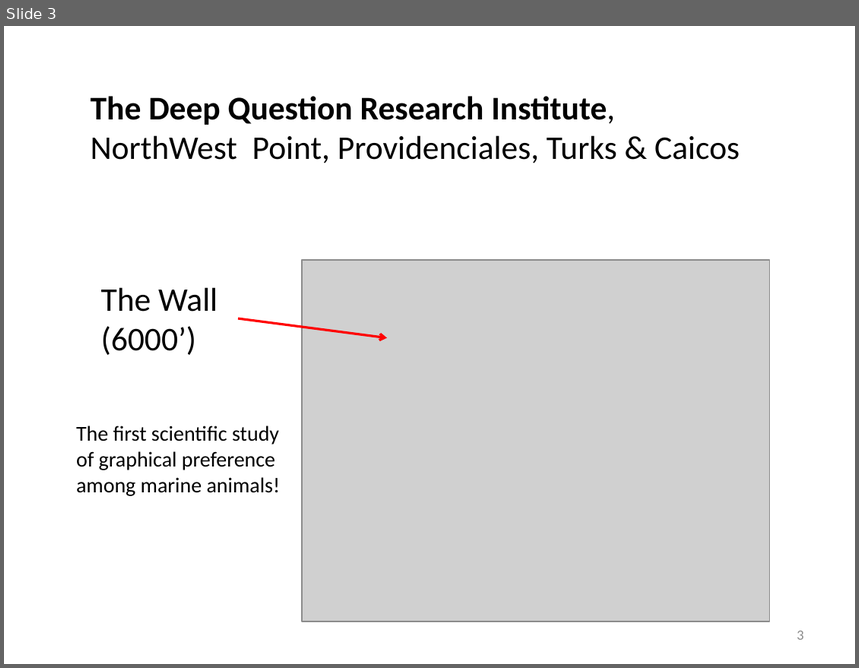
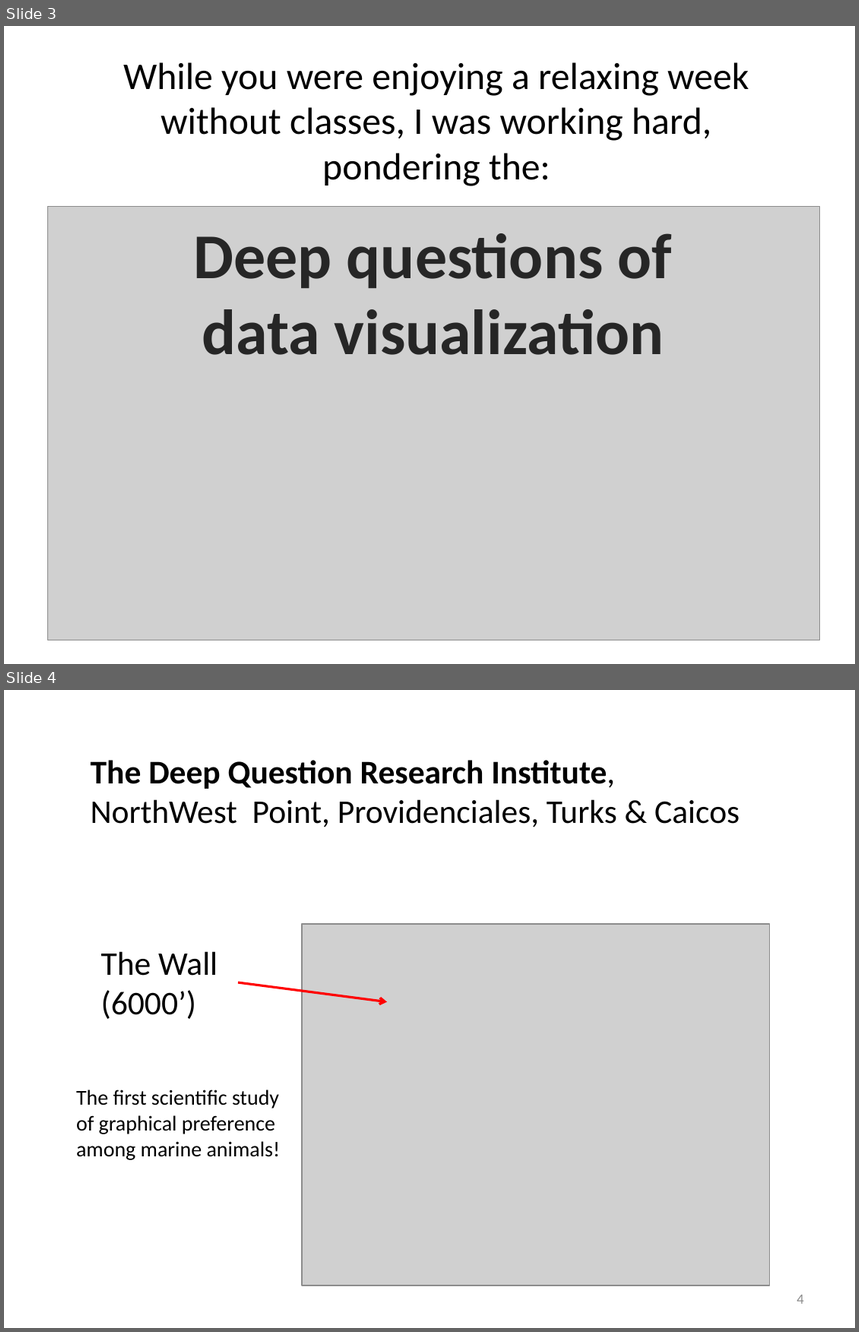
Before and after one commit to friendly/6135, a slide deck: lectures/DeepQuestions.pptx. Shown one above the other, each under a label of ours: slide 3 before the commit, slides 3 and 4 after it. The pictures are 859x668 and 859x1332 pixels, drawn with LibreOffice and Linux fonts; fonts in the diff are those of the drawing; grey boxes stand for pictures. Boxes give left, top, right and bottom in pixels: in the first picture for what was removed or moved away, otherwise in the second. Text is boxed around its words. In the diff, an @@ line names an element or a change of style, - is before the commit and + after.

```diff
--- a/lectures/DeepQuestions.pptx
+++ b/lectures/DeepQuestions.pptx
@@ slide 3 added at (4, 26, 855, 664), background #FFFFFF @@
@@ text added at (123, 62, 749, 186), 32 pt, text #000000 @@
+While you were enjoying a relaxing week without classes, I was working hard, pondering the:
@@ picture added at (48, 206, 820, 641) @@
@@ text added at (194, 233, 672, 355), 54 pt, text #262626, bold @@
+Deep questions of data visualization
@@ page number added at (797, 640, 804, 645), 12 pt, text #8C8C8C @@
+3
@@ what was slide 3 is now slide 4 @@
@@ page number at (797, 1295, 804, 1304): text changed @@
-3
+4
```
Also in this commit, not shown: 2 slides changed, 31 other files.
